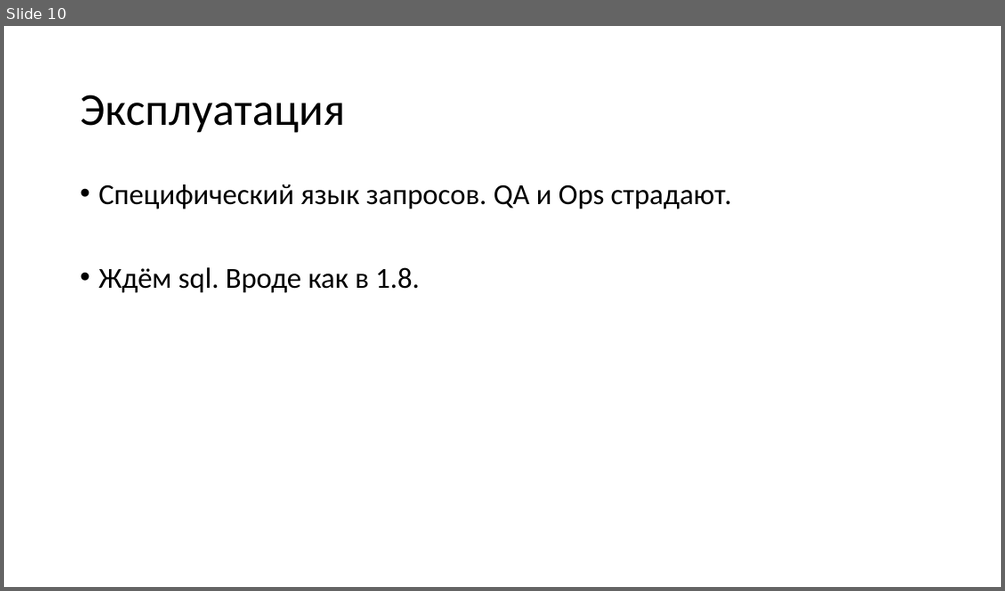
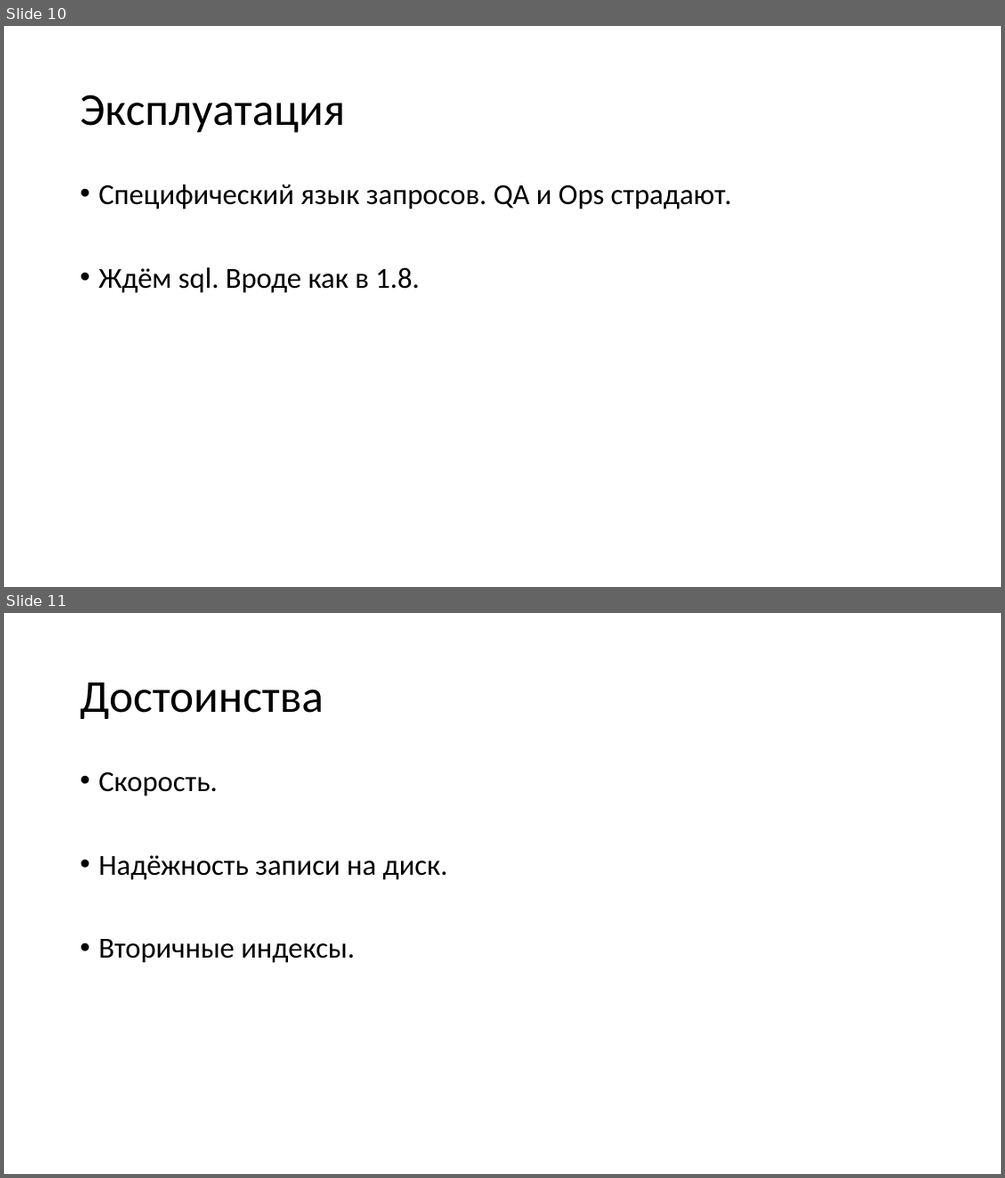
Before and after one commit to aensidhe/presentations, a slide deck: 2017/02/Tarantool for windows applications/Presentation.pptx. Shown one above the other, each under a label of ours: slide 10 before the commit, slides 10 and 11 after it. The pictures are 1005x591 and 1005x1178 pixels, drawn with LibreOffice and Linux fonts; fonts in the diff are those of the drawing. Boxes give left, top, right and bottom in pixels: in the first picture for what was removed or moved away, otherwise in the second. Text is boxed around its words. In the diff, an @@ line names an element or a change of style, - is before the commit and + after.

```diff
--- a/2017/02/Tarantool for windows applications/Presentation.pptx
+++ b/2017/02/Tarantool for windows applications/Presentation.pptx
@@ slide 11 added at (4,613,1001,1174), background #FFFFFF @@
@@ title added at (80,682,324,719), 44 pt, text #000000 @@
+Достоинства
@@ text added at (98,771,448,963), 28 pt, text #000000 @@
+• Скорость.
+• Надёжность записи на диск.
+• Вторичные индексы.
```
Also in this commit, not shown: 2 other slides added, 1 slide removed.
